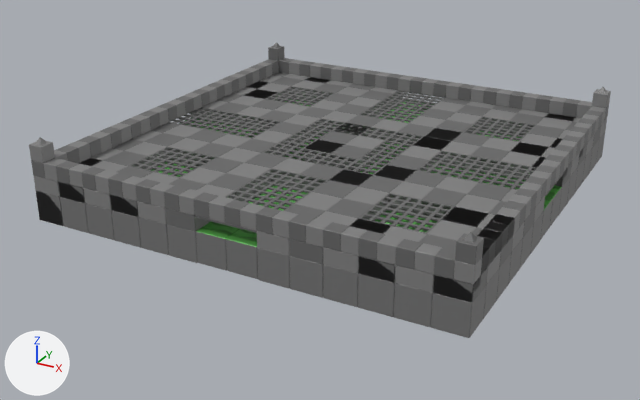
A saved change to the glTF model BaseFramework 2.5D/Asset/Model/Ground/Ground.gltf.
One viewpoint serves both versions: a 50 mm lens placed at (12.63, -24.66, 11.15), pointed at (-0.44, -0.91, -0.73). Every picture has the same lights, and +X, +Y and +Z are marked at lower left. The older version comes first. Where no turn or scale is listed for an object, it has been applied to the vertices.

The first picture shows 'BlockL0１.082', 'BlockL0１.089', 'BlockL0１.099', 'BlockL0１.100', 'BlockL0１.101', 'BlockL0１.109', 'BlockL0１.113', 'BlockL0１.117', 'BlockL0１.121', 'BlockL0１.180', 'BlockL0１.186', 'Cube.099' and 330 more.
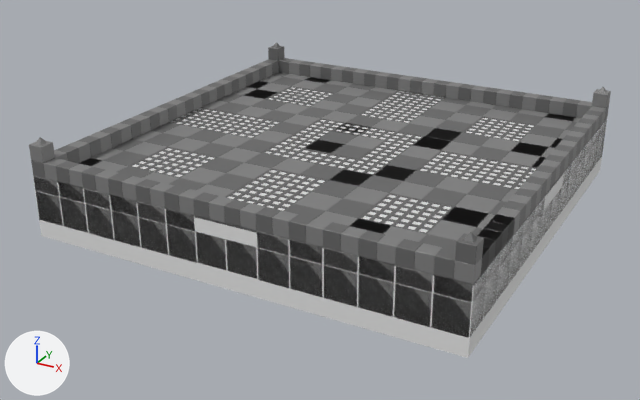
What differs and where, as boxes [x1, y1, x2, y2] in the pictures (640 x 400 px):
'COL1', added
    after: [33, 87, 607, 358]

Diff of the bpy script that builds the scene:
```diff
--- a/BaseFramework 2.5D/Asset/Model/Ground/Ground.gltf.py
+++ b/BaseFramework 2.5D/Asset/Model/Ground/Ground.gltf.py
@@ me_立方体 @@
+me_立方体.from_pydata(...)  # a box spanning x -7.0..7.0, y -7.0..7.0, z -1.0..1.0
@@ ob_col1 @@
+ob_col1 = bpy.data.objects.new('COL1', me_立方体)
+ob_col1.location = (0.0, 0.0, 0.0)
```
